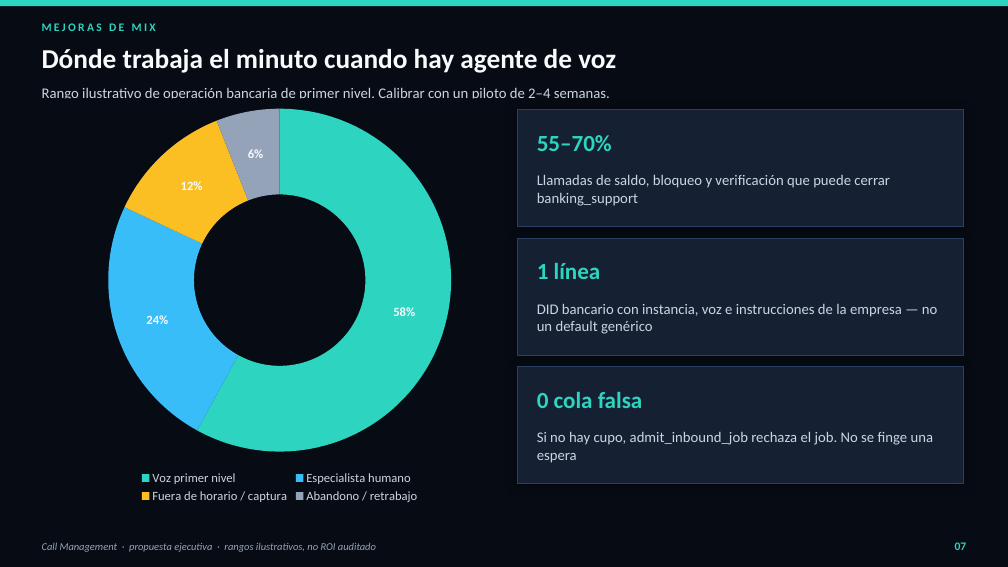
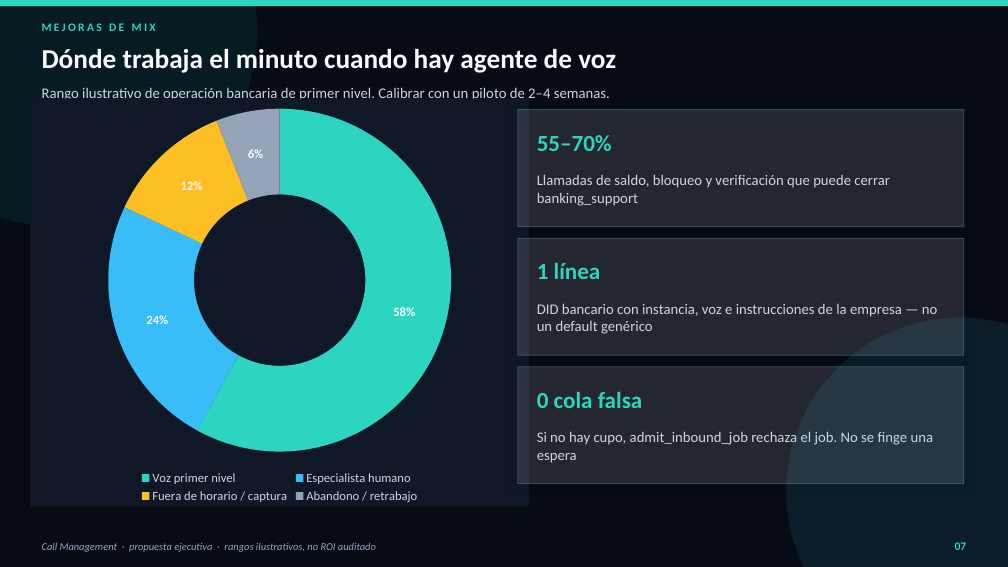
Before and after one commit to Zombie10/CallManagement, a slide deck: slide 7 of docs/Propuesta_Callcenter_Bancario.pptx. Drawn at 1008x567 pixels with LibreOffice and Linux fonts; fonts in the diff are those of the drawing. Boxes give left, top, right and bottom in pixels: in the first picture for what was removed or moved away, otherwise in the second. Text is boxed around its words. In the diff, an @@ line names an element or a change of style, - is before the commit and + after.

Commit message:
docs: glass dark proposal in HTML with slide controls
Add a self-contained HTML deck (blur cards, SVG mix charts, CSS bars,
keyboard/touch/overview HUD) and make the PPTX cards translucent so
both versions share a dark glass look.

```diff
--- a/docs/Propuesta_Callcenter_Bancario.pptx
+++ b/docs/Propuesta_Callcenter_Bancario.pptx
@@ ellipse added at <box>0,0,257,227</box>, fill #0D9488 at 12% opacity @@
@@ doughnut chart at <box>30,98,529,507</box> @@
@@ background changed @@
@@ ellipse added at <box>786,318,1008,567</box>, fill #38BDF8 at 10% opacity @@
@@ fill #152033 to #FFFFFF at 12% opacity; outline #2A4060 1 pt to #5EEAD4 0.75 pt in 3 elements at <box>518,110,964,227</box>, <box>518,238,964,355</box>, <box>518,367,964,484</box> @@
```
Also in this commit, not shown: 11 other slides changed, 4 other files.
